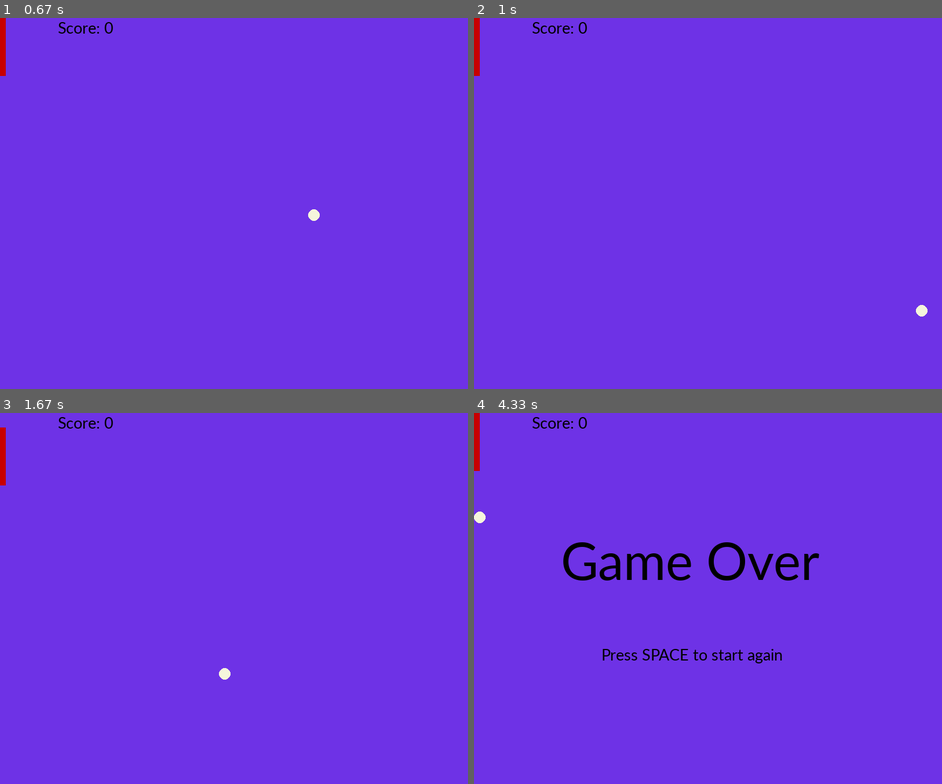
Above: before the commit, frames 1-4 (two rows, left to right).
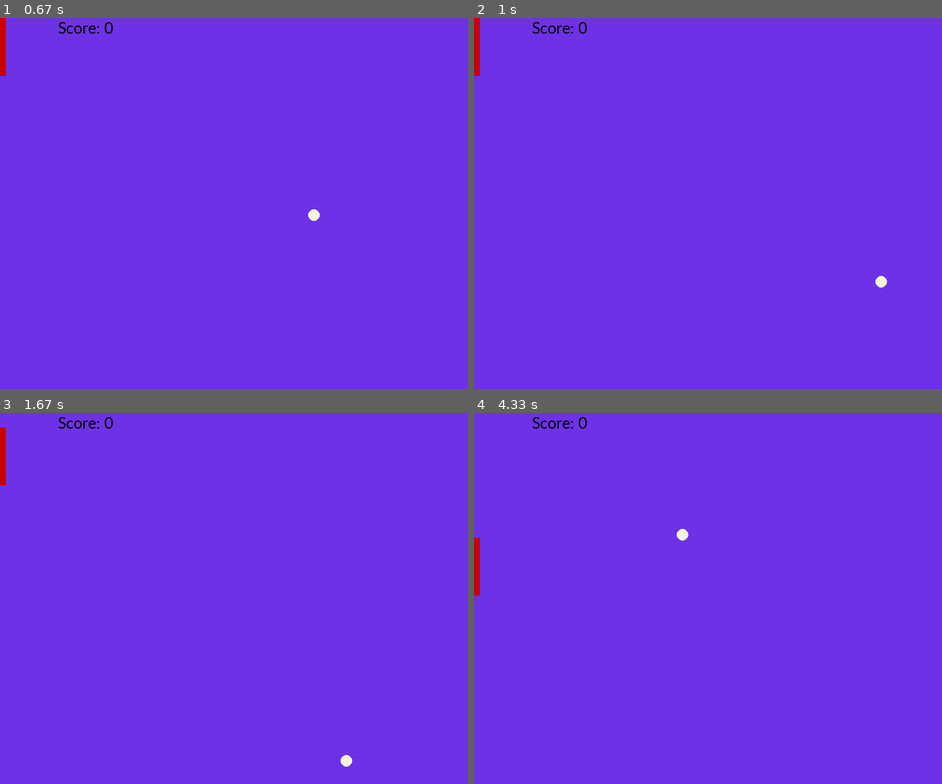
Above: after the commit, the same moments.

Repository: BackMountainDevil/pongPygame
Game: pygame game, started from pong.py
Same seed, same stepped clock (60 frames per second), same inputs: the game is played once before the commit and once after it.
Inputs:
- Up to frame 1 (0.67 s): hold Space from 0.33 s (still down); hold W from 0.33 s (still down)
- Up to frame 2 (1 s): release Space at 0.8 s; release W at 0.8 s; hold W from 0.83 s (still down); tap Space at 0.9 s
- Up to frame 3 (1.67 s): tap Space at 1.2 s; release W at 1.3 s; tap S at 1.33 s
- Up to frame 4 (4.33 s): hold S 1.67-1.97 s; tap Space at 1.73, 2.07, 2.47, 2.87, 3.2, 3.53, 3.93 s; hold W 2-2.37 s; tap S at 2.15, 3.28 s; hold S 2.4-2.77 s; hold W 2.8-3.1 s; hold S 3.13-3.43 s; hold W 3.47-3.83 s; hold S 3.87-4.23 s; hold W from 4.27 s (still down)

Frame 1 is identical in both runs. In frame 2, 0.1% of the frame differs, in the area x 85-97%, y 69-81%; in frame 3, 0.1%; in frame 4, 2.6%, in the area x 0-74%, y 0-68%.

Commit message:
1、简化按键长嗯的判断。2、设置上下按键只有W/S。

Diff:
--- a/pong.py
+++ b/pong.py
@@ -13,7 +13,7 @@
 import time
 
 import pygame
-from pygame.locals import K_DOWN, K_SPACE, K_UP, K_s, K_w
+from pygame.locals import K_SPACE, K_s, K_w
 from ball import ball
 # MUSICPATH
 MHIT = "pong.ogg"  # 击球声音文件路径
@@ -37,9 +37,6 @@
     rkth = 100  # 球拍默认宽度
     rkwh = 10  # 球拍厚度
     rkstep = 5  # 每次移动球拍的距离
-
-    isUppress = False  # 键盘“上” 是否按下
-    isDownpress = False  # 键盘“下” 是否按下
 
     isload = False  # 音乐是否载入
     isfont = False  # 字体是否存在
@@ -81,29 +78,23 @@
             if event.type == pygame.QUIT:
                 pygame.quit()  # 关闭pygame模块
                 sys.exit(0)  # 关闭程序
-            if event.type == pygame.KEYDOWN:  # 键盘上下按钮响应
-                pressed_keys = pygame.key.get_pressed()
-                if pressed_keys[K_UP] or pressed_keys[K_w]:
-                    isUppress = True  # 用标志来解决键盘一直按着的情况
-                elif pressed_keys[K_DOWN] or pressed_keys[K_s]:
-                    isDownpress = True
-                elif pressed_keys[K_SPACE]:  # 空格键 暂停
-                    ispause = not ispause
-                    if isfail:
-                        isfail = False  # 重新开始，重置数据
-                        bball.reset()
-                        rkty = 100
-                        score = 0
-                        if isload:
-                            mbegin.play()
-
-            elif event.type == pygame.KEYUP:  # 按键释放后将按下标志设置为 假
-                isUppress = isDownpress = False
+            # 键盘按下响应
+            if event.type == pygame.KEYDOWN and pygame.key.get_pressed(
+            )[K_SPACE]:
+                ispause = not ispause
+                if isfail:
+                    isfail = False  # 重新开始，重置数据
+                    bball.reset()
+                    rkty = 100
+                    score = 0
+                    if isload:
+                        mbegin.play()
 
         if (not ispause) and (not isfail):  # 未暂停且未结束的情况下才处理移动
-            if (rkty - rkstep >= 0) and isUppress:  # 球拍的边界处理，一直按着也能移动球拍
+            if (rkty - rkstep >= 0) and pygame.key.get_pressed()[K_w]:
                 rkty = rkty - rkstep
-            if (rkty + rkth + rkstep <= HEIGHT) and isDownpress:
+            if (rkty + rkth + rkstep <=
+                    HEIGHT) and pygame.key.get_pressed()[K_s]:
                 rkty = rkty + rkstep
 
             if bball.x > WIDTH:  # 球的边界处理
